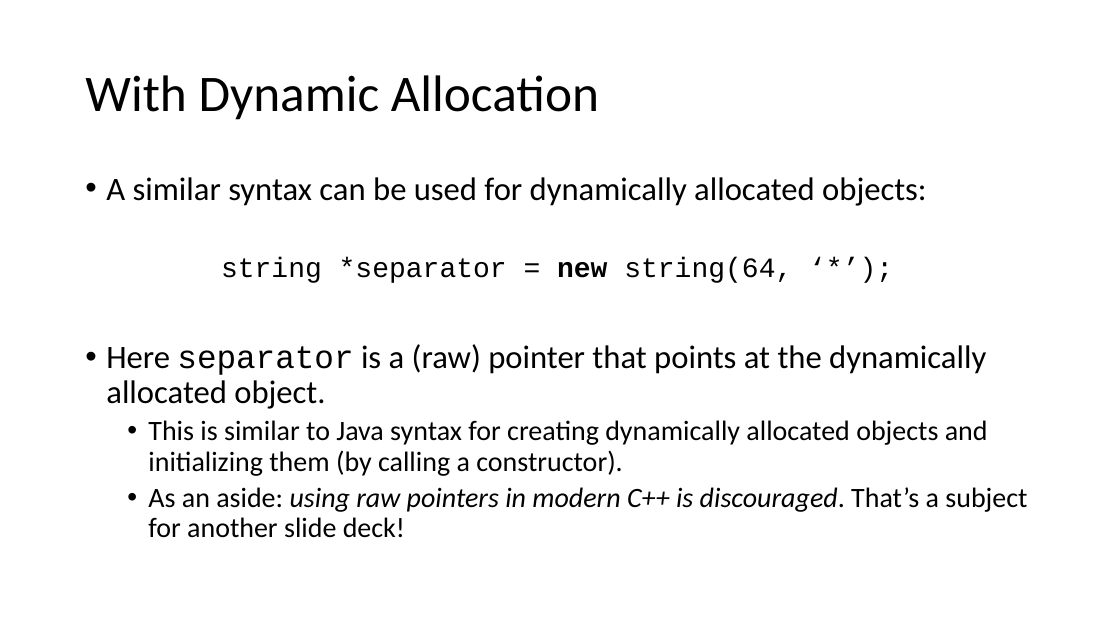
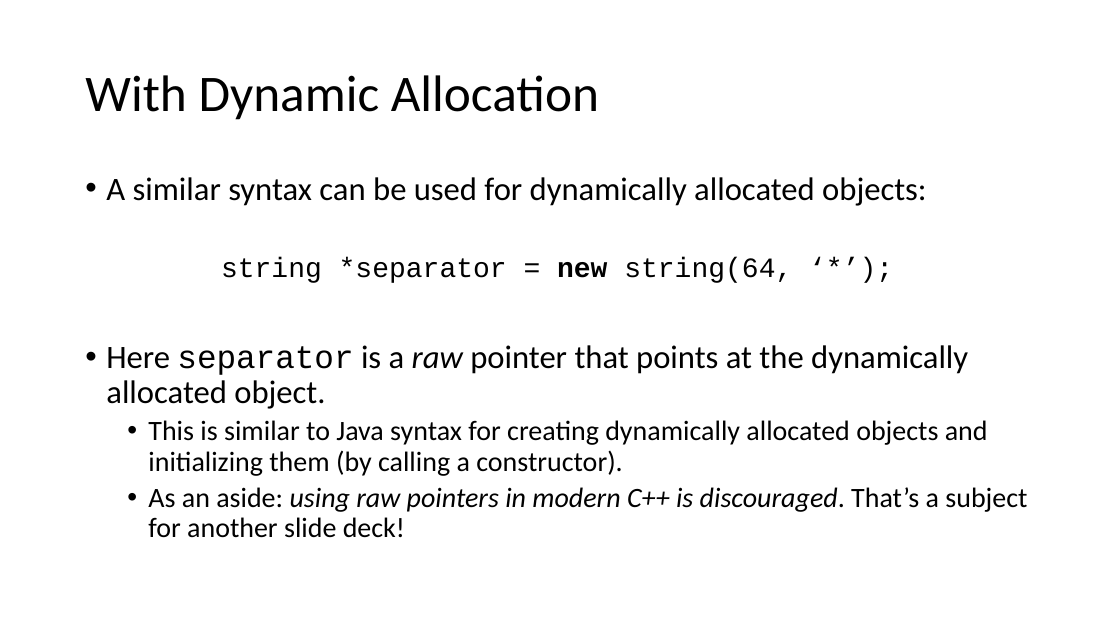
Before and after one commit to pchapin/cpp, a slide deck: slide 12 of Presentations/Initialization.pptx. Drawn at 1120x630 pixels with LibreOffice and Linux fonts; fonts in the diff are those of the drawing. Boxes give left, top, right and bottom in pixels: in the first picture for what was removed or moved away, otherwise in the second. Text is boxed around its words. In the diff, an @@ line names an element or a change of style, - is before the commit and + after.

```diff
--- a/Presentations/Initialization.pptx
+++ b/Presentations/Initialization.pptx
@@ text at (x1=106, y1=345, x2=968, y2=409): text changed @@
-• Here separator is a (raw) pointer that points at the dynamically allocated object.
+• Here separator is a raw pointer that points at the dynamically allocated object.
```
Also in this commit, not shown: 6 other slides changed, 1 slide added.
